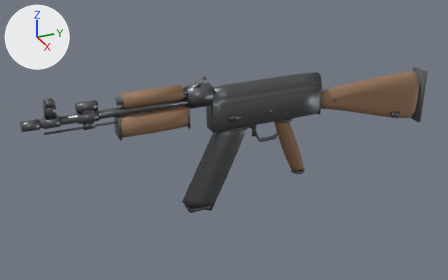
What one commit did to the glTF model aivilo/assets/guns/ak.glb.
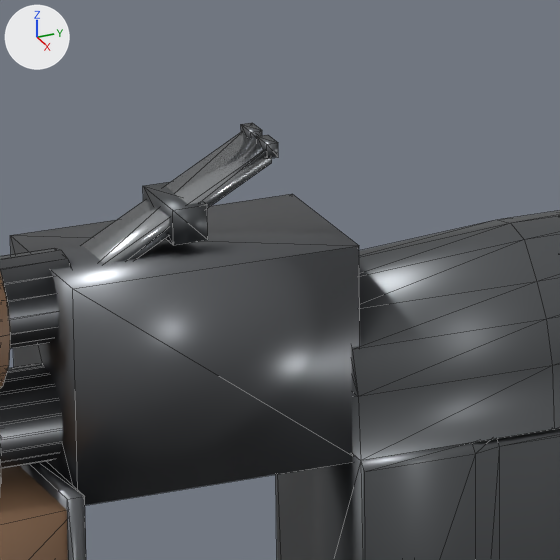
The first picture shows the older version from a 50 mm camera at (1.05, -0.587, 0.516) aimed at (-0.026, -0.103, -0.022). The close-ups show the older and then the newer version on the part from 41% to 51% of the width and 24% to 41% of the height of that picture. Only the edits that show in the close-ups are written down. Lighting does not change. The marker at upper left points along +X, +Y and +Z. The close-ups show mesh edges as thin lines. Vertices at exactly the same position are counted once.

The scene before the commit, as lines of its bpy script (objects in view):
```python
me_receiver_main = bpy.data.meshes.new('receiver_main')
me_receiver_main.from_pydata(...)  # 1815 vertices, 3416 faces; spans x -0.047..0.027, y -0.501..0.379, z -0.121..0.131
# faces by material slot: [284, 528, 212, 616, 816, 948, 12]
me_receiver_main.materials.append(mat_steel_stamped)  # dark grey #66696c
me_receiver_main.materials.append(mat_steel_accent)  # dark grey #606366
me_receiver_main.materials.append(mat_steel_bright)  # grey #abaeb1
me_receiver_main.materials.append(mat_steel_dark)  # grey #727478
me_receiver_main.materials.append(mat_wood_grip)  # brown #8d6a4f
me_receiver_main.materials.append(mat_wood_dark)  # brown #947256
me_receiver_main.materials.append(mat_rubber_black)  # dark grey #5d5d60
ob_body = bpy.data.objects.new('body', me_receiver_main)
ob_body.location = (0.0, 0.0, 0.0)
```
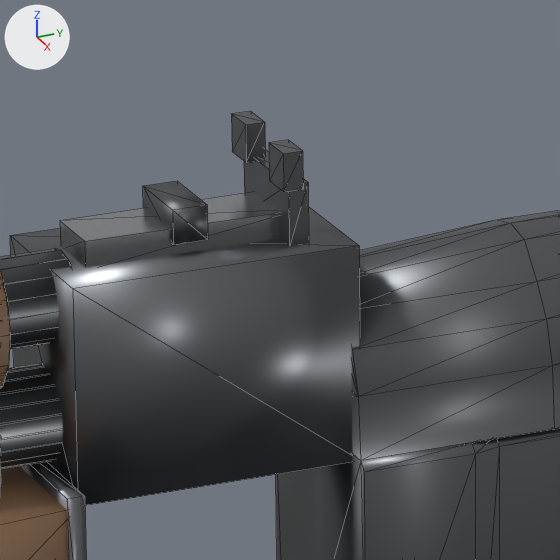
Boxes [x1, y1, x2, y2] around the edits, measured in the close-ups (560 x 560 px; the box of a moved part takes in the faces that stretch with it):
'body', reshaped
    before: [0, 123, 560, 560]
    after: [0, 111, 560, 560]
part 1 of me_receiver_main, added
    after: [244, 149, 309, 246]
part 2 of me_receiver_main, added
    after: [269, 140, 303, 192]
part 3 of me_receiver_main, added
    after: [232, 111, 265, 163]
part 4 of me_receiver_main, deleted
    before: [241, 123, 262, 138]
part 5 of me_receiver_main, deleted
    before: [257, 135, 278, 159]
part 6 of me_receiver_main, moved or reshaped
    before: [82, 132, 272, 264]
    after: [60, 192, 280, 268]

What changed in the scene script:
```text
Change me_receiver_main:
    used by ob_body; location = (0.0, 0.0, 0.0)
    remove me_receiver_main.from_pydata(...)  # 1815 vertices, 3416 faces; spans x -0.047..0.027, y -0.501..0.379, z -0.121..0.131
    add me_receiver_main.from_pydata(...)  # 1827 vertices, 3428 faces; spans x -0.047..0.025, y -0.501..0.379, z -0.121..0.131
    me_receiver_main part 1: a new loose piece, a box spanning x -0.0095..0.0095, y -0.1539..-0.1505, z 0.1135..0.1245, in mat_steel_dark (grey #727478)
    me_receiver_main part 2: a new loose piece, a box spanning x 0.0049..0.011, y -0.1554..-0.152, z 0.124..0.1305, in mat_steel_dark (grey #727478)
    me_receiver_main part 3: a new loose piece, a box spanning x -0.011..-0.0049, y -0.1554..-0.152, z 0.124..0.1305, in mat_steel_dark (grey #727478)
    me_receiver_main part 4: the loose piece of 8 vertices spanning x -0.005..-0.001, y -0.156..-0.154, z 0.128..0.131 is deleted
    me_receiver_main part 5: the loose piece of 8 vertices spanning x 0.001..0.005, y -0.156..-0.154, z 0.128..0.131 is deleted
    me_receiver_main part 6: 8 vertices removed from x -0.005..0.005, y -0.19..-0.155, z 0.108..0.13; 12 vertices added at x -0.005..0.005, y -0.188..-0.15, z 0.112..0.119
    other edits to the shape of me_receiver_main do not show in these pictures
```
